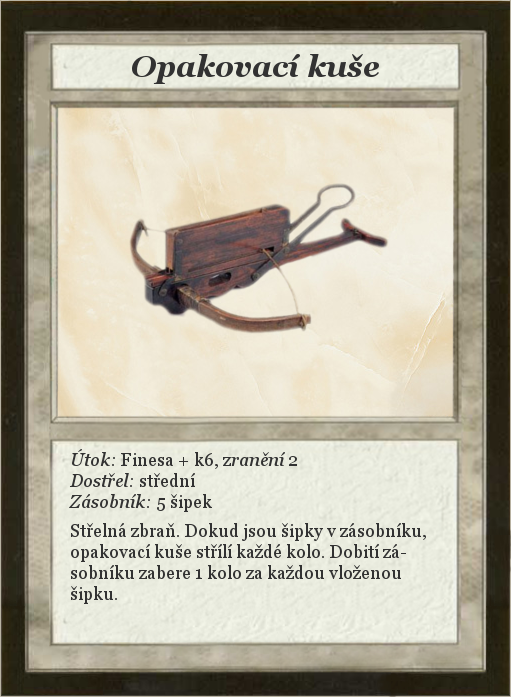
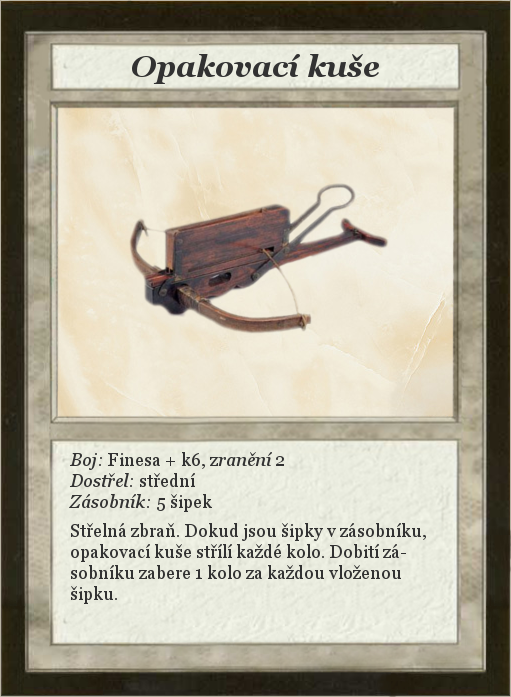
The second 511x697 image is a revision of the first. Changes to its layers:
renamed "Útok: Finesa + k6, zranění 2 ..." to "Boj: Finesa + k6, zranění 2 ...", painted on it over [69, 449, 297, 470]
